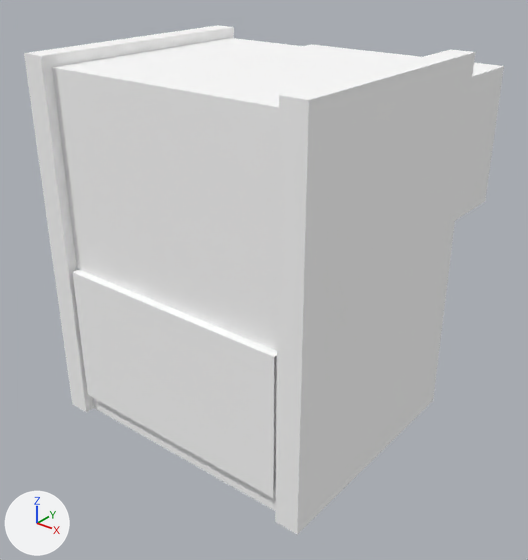
What one commit did to the glTF model public/3d/item/model__item__shop.ofs_3243_0/3243IMSD01_29.gltf.
One viewpoint serves both versions: a 50 mm lens placed at (1.365, -1.646, 1.515), pointed at (-0.034, 0.102, 0.431). The lights are fixed; the arrows at lower left show +X, +Y and +Z. The picture after the commit comes second.

The first picture shows '3243IMSD01_29'.
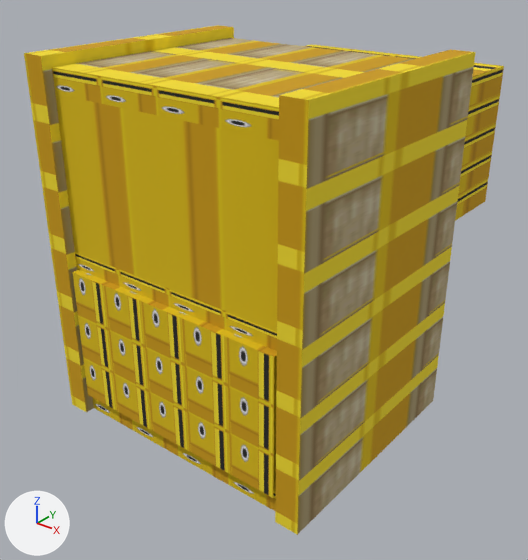
Boxes (x1, y1, x2, y2) around the edits, measured in the pictures (528 x 560 px):
'3243IMSD01_29', surface changed (white to yellow): (24, 25, 504, 535) in both

What the commit changed:
Picture 'imsd01_29_1' (img_imsd01_29_1) is new.
Picture 'imsd01_29_0' (img_imsd01_29_0) is new.
In material 'imsd01_29_0' (mat_imsd01_29_0), base_color is no longer (1.0, 1.0, 1.0), white #ffffff.
In material 'imsd01_29_0' (mat_imsd01_29_0), texture is now set to img_imsd01_29_0.
In material 'imsd01_29_1' (mat_imsd01_29_1), base_color is no longer (1.0, 1.0, 1.0), white #ffffff.
In material 'imsd01_29_1' (mat_imsd01_29_1), texture is now set to img_imsd01_29_1.
